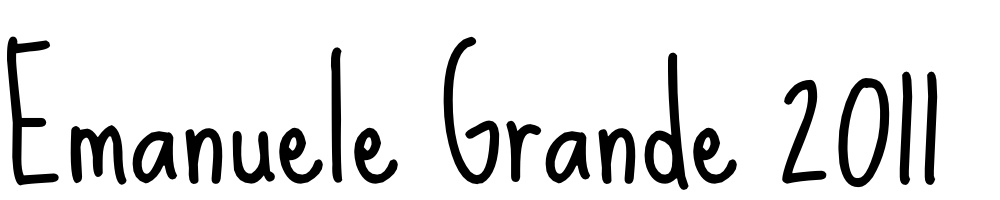
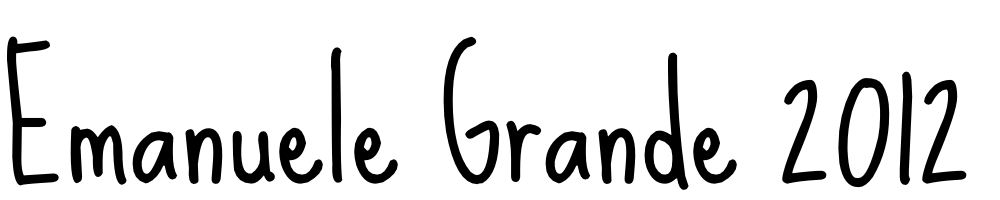
Revision of a layered 1000×200 image; what changed, layer by layer:
painted on "black_Emanuele Grande 2010#2" over bbox(922, 71, 967, 185)
painted on "white_Emanuele Grande 2010" over bbox(928, 71, 967, 179)
